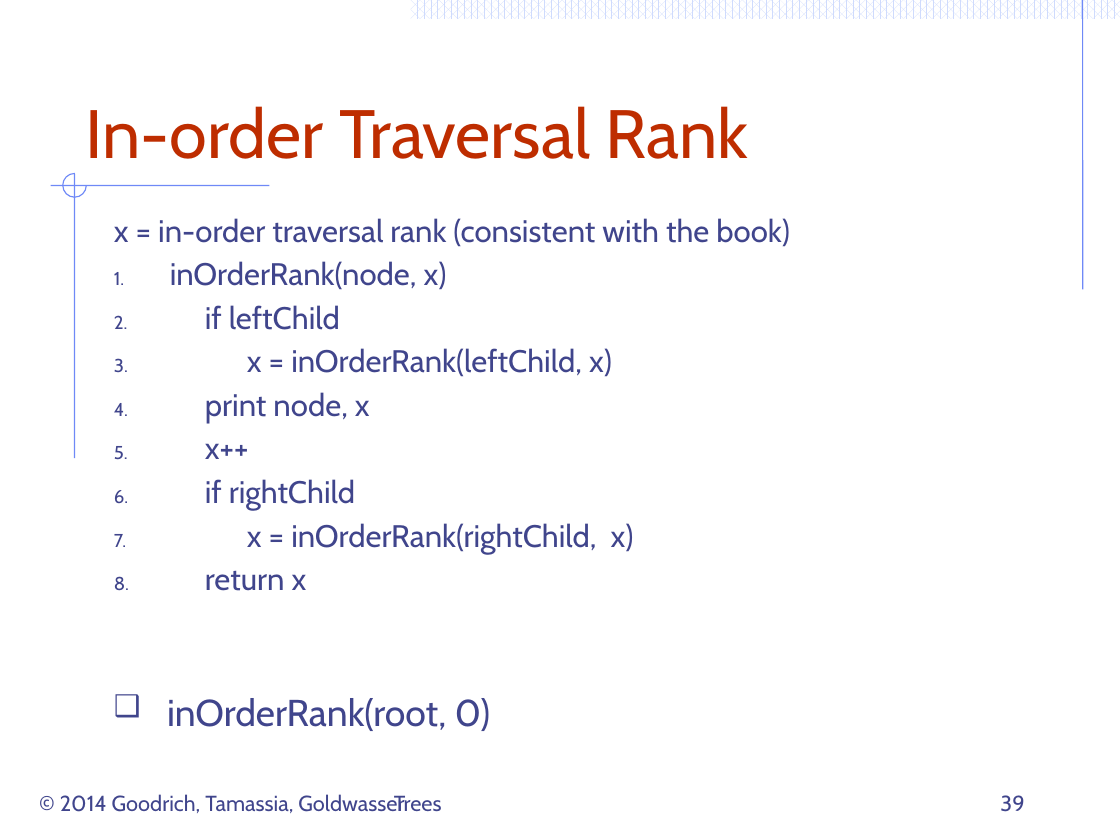
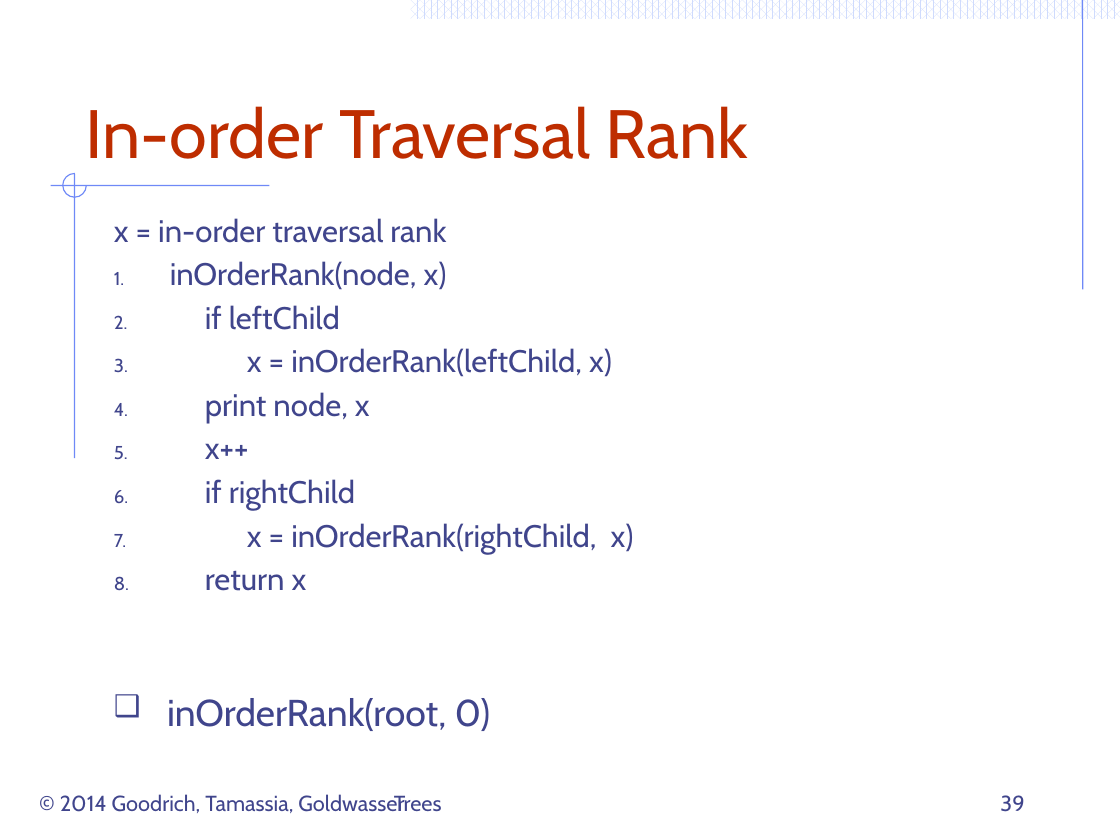
Before and after one commit to ERUD1T3/Algorithms-and-Data-Structures, a slide deck: slide 39 of lectures/Trees.pptx. Drawn at 1120x840 pixels with LibreOffice and Linux fonts; fonts in the diff are those of the drawing. Boxes give left, top, right and bottom in pixels: in the first picture for what was removed or moved away, otherwise in the second. Text is boxed around its words. In the diff, an @@ line names an element or a change of style, - is before the commit and + after.

```diff
--- a/lectures/Trees.pptx
+++ b/lectures/Trees.pptx
@@ text at bbox=[114, 218, 446, 243]: text changed @@
-x = in-order traversal rank (consistent with the book)
+x = in-order traversal rank
```
Also in this commit, not shown: 2 other slides changed, 3 other files.
